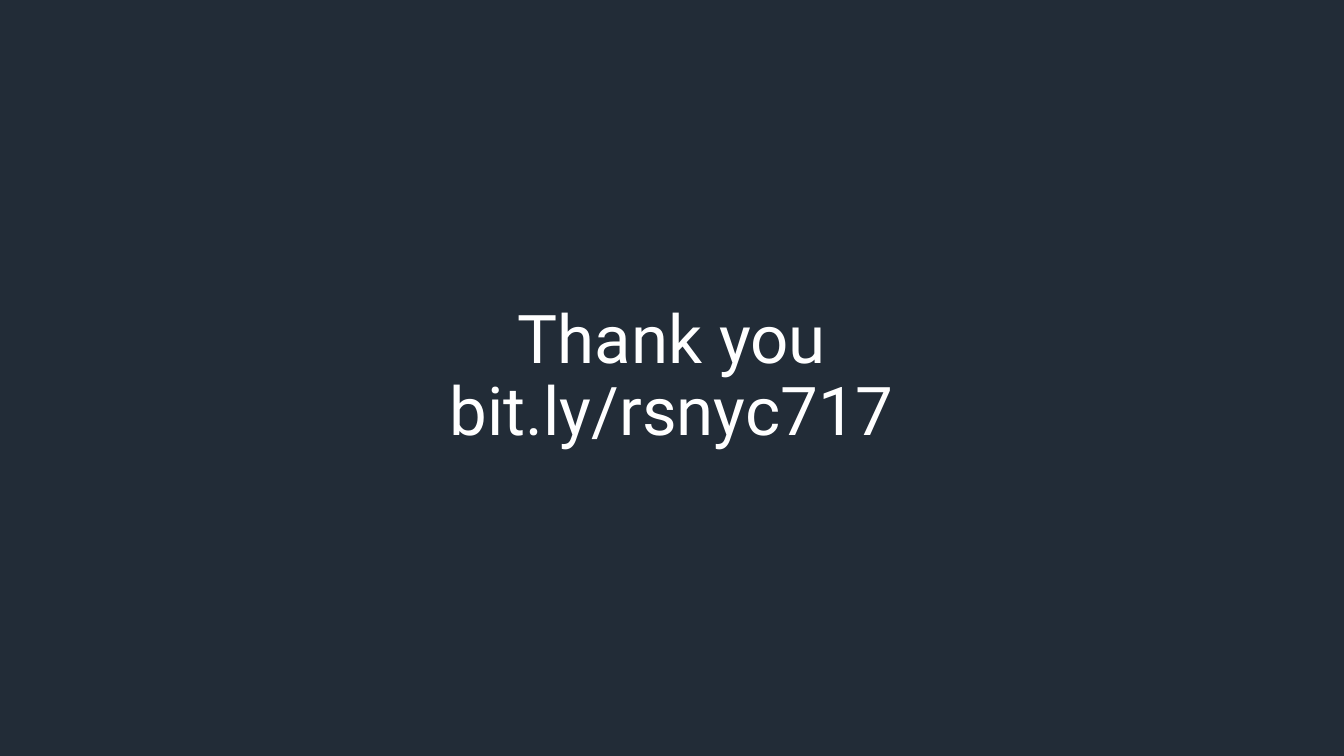
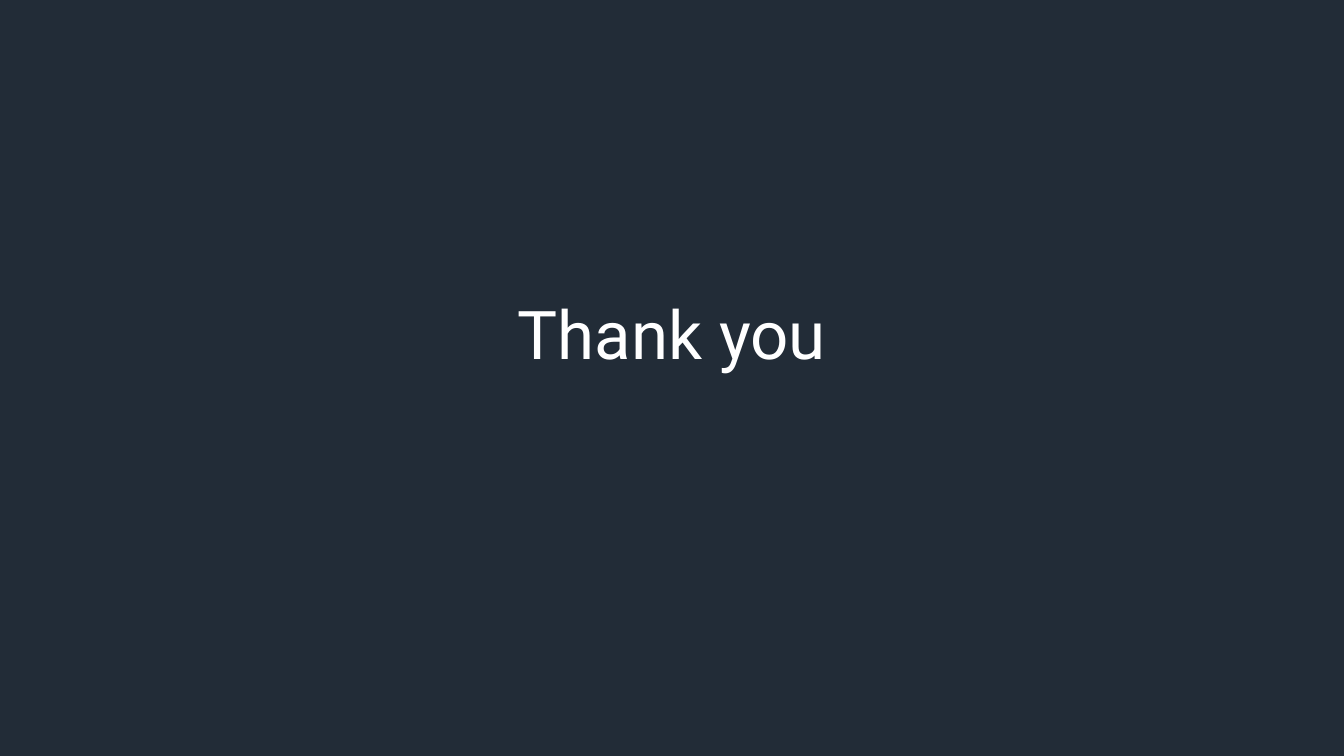
Before and after one commit to jfypk/unity-workshop, a slide deck: slide 32 of VikingQuestVR_Cycles_DM.pptx (slide 33 before the commit). Drawn at 1344x756 pixels with LibreOffice and Linux fonts; fonts in the diff are those of the drawing; background and template pictures are left out. Boxes give left, top, right and bottom in pixels: in the first picture for what was removed or moved away, otherwise in the second. Text is boxed around its words. In the diff, an @@ line names an element or a change of style, - is before the commit and + after.

```diff
--- a/VikingQuestVR_Cycles_DM.pptx
+++ b/VikingQuestVR_Cycles_DM.pptx
@@ title at <box>518,308,826,374</box>: text changed @@
-Thank you
-bit.ly/rsnyc717
+Thank you
```
Also in this commit, not shown: 2 other slides changed, 1 slide removed, 2 other files.
